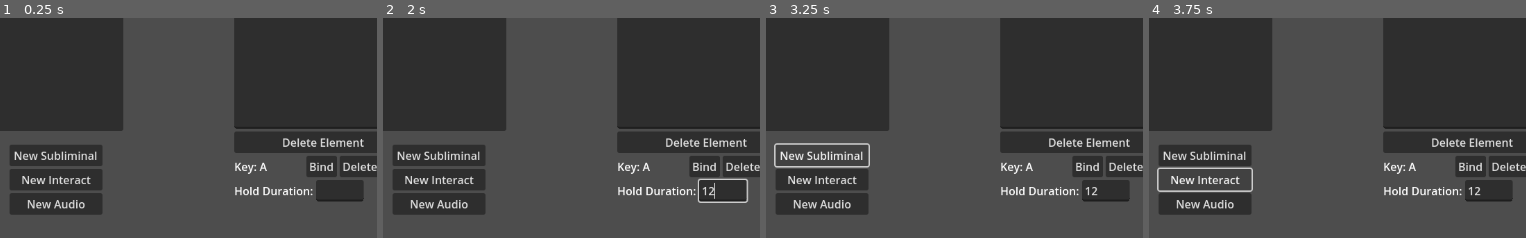
Above: before the commit, frames 1-4 (left to right).
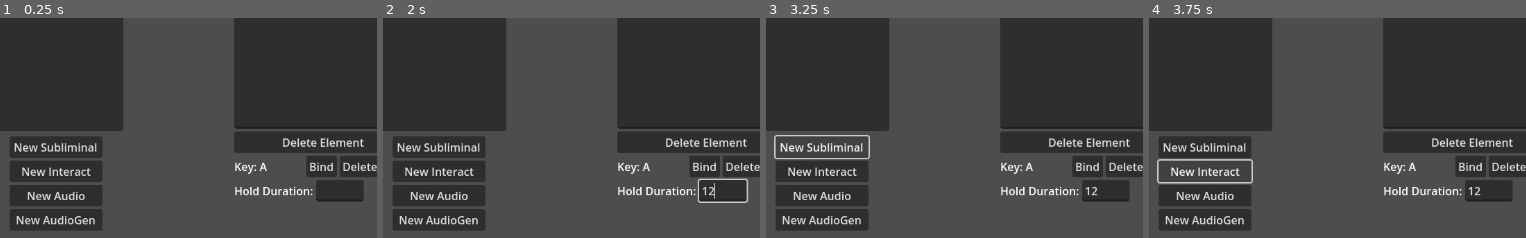
Above: after the commit, the same moments.

Repository: WinterWarp/KeyHypno
Game: Godot game, scene res://Scenes/EditingScene.tscn
Two runs of this game, one before a commit and one after it. Both use one fixed random seed, a clock stepped at 60 frames per second and the inputs below. This scene is started directly instead of the project's main scene.
Inputs (mouse positions are % of the whole screen's width and height, from its top left):
- Up to frame 1 (0.25 s): no input
- Up to frame 2 (2 s): click (48, 10) at 0.52 s; type "12" at 0.6 s; click (48, 15) at 0.75 s; type "12" at 0.83 s; click (48, 21) at 0.98 s; type "12" at 1.07 s; click (47, 32) at 1.27 s; type "12" at 1.35 s; click (45, 55) at 1.5 s; type "Alex" at 1.58 s; click (47, 89) at 1.73 s; type "12" at 1.82 s
- Up to frame 3 (3.25 s): click "New Subliminal" at 2 s; click "New Subliminal" at 2.75 s
- Up to frame 4 (3.75 s): click "New Interact" at 3.5 s
The pictures show only the part of the screen within x 2-52%, y 50-100%; the shares and areas given below are measured in that part.

The runs differ from the first frame. In frame 1, 5.4% of the frame differs, in the area x 2-28%, y 54-97%; in frame 2, 5.4%; in frame 3, 5.1%; in frame 4, 5.5%.
Error before the commit: Invalid call. Nonexistent function 'assign_unique_default_display_name_to_element' in base 'Nil'. (res://Scripts/Editing/editing_scene.gd:60)
Error after the commit: Invalid call. Nonexistent function 'assign_unique_default_display_name_to_element' in base 'Nil'. (res://Scripts/Editing/editing_scene.gd:64)

Commit message:
begin work on audiogen

Diff:
--- a/Scenes/EditingScene.tscn
+++ b/Scenes/EditingScene.tscn
@@ -80,9 +80,9 @@
 
 [node name="NewElementButtonContainer" type="VBoxContainer" parent="CanvasLayer"]
 offset_left = 83.0
-offset_top = 509.0
+offset_top = 497.0
 offset_right = 217.0
-offset_bottom = 610.0
+offset_bottom = 645.0
 
 [node name="AddSubliminalButton" type="Button" parent="CanvasLayer/NewElementButtonContainer"]
 layout_mode = 2
@@ -95,6 +95,10 @@
 [node name="AddAudioButton" type="Button" parent="CanvasLayer/NewElementButtonContainer"]
 layout_mode = 2
 text = "New Audio"
+
+[node name="AddAudioGenButton" type="Button" parent="CanvasLayer/NewElementButtonContainer"]
+layout_mode = 2
+text = "New AudioGen"
 
 [node name="SaveSessionButton" type="Button" parent="CanvasLayer"]
 offset_left = 1017.0
@@ -124,6 +128,7 @@
 [connection signal="pressed" from="CanvasLayer/NewElementButtonContainer/AddSubliminalButton" to="." method="_on_add_subliminal_button_pressed"]
 [connection signal="pressed" from="CanvasLayer/NewElementButtonContainer/AddInteractButton" to="." method="_on_add_interact_button_pressed"]
 [connection signal="pressed" from="CanvasLayer/NewElementButtonContainer/AddAudioButton" to="." method="_on_add_audio_button_pressed"]
+[connection signal="pressed" from="CanvasLayer/NewElementButtonContainer/AddAudioGenButton" to="." method="_on_add_audio_gen_button_pressed"]
 [connection signal="pressed" from="CanvasLayer/SaveSessionButton" to="." method="_on_save_session_button_pressed"]
 [connection signal="pressed" from="CanvasLayer/NewSessionButton" to="." method="_on_new_session_button_pressed"]
 [connection signal="confirmed" from="CanvasLayer/NewSessionButton/NewSessionConfirmationDialog" to="." method="_on_new_session_confirmation_dialog_confirmed"]
--- a/Scenes/HypnoScene.tscn
+++ b/Scenes/HypnoScene.tscn
@@ -1,9 +1,10 @@
-[gd_scene load_steps=5 format=3 uid="uid://cdl3j40ih58fc"]
+[gd_scene load_steps=6 format=3 uid="uid://cdl3j40ih58fc"]
 
 [ext_resource type="Script" uid="uid://dp6t60wu1nt45" path="res://Scripts/Session/hypno_scene.gd" id="1_lcxrx"]
 [ext_resource type="Script" uid="uid://djp2alolwjf37" path="res://Scripts/Session/subliminal.gd" id="2_byw8y"]
 [ext_resource type="Script" uid="uid://kwedc6vfxl4f" path="res://Scripts/Session/session_canvas.gd" id="2_hltvx"]
 [ext_resource type="Script" uid="uid://dme4gk77yds86" path="res://Scripts/Session/session_audio_player.gd" id="4_hefst"]
+[ext_resource type="Script" uid="uid://cm6itcr1aubap" path="res://Scripts/Session/audio_gen.gd" id="5_87e5b"]
 
 [node name="HypnoScene" type="Node2D"]
 script = ExtResource("1_lcxrx")
@@ -50,6 +51,9 @@
 [node name="SessionAudioPlayer" type="AudioStreamPlayer" parent="SessionCanvas"]
 script = ExtResource("4_hefst")
 
+[node name="AudioGen" type="AudioStreamPlayer" parent="SessionCanvas"]
+script = ExtResource("5_87e5b")
+
 [node name="Control" type="Control" parent="."]
 layout_mode = 3
 anchors_preset = 0
--- a/Scripts/Editing/editing_scene.gd
+++ b/Scripts/Editing/editing_scene.gd
@@ -14,6 +14,7 @@
 var SubliminalClass = preload("res://Scripts/Processing/SessionElement_Subliminal.gd")
 var InteractClass = preload("res://Scripts/Processing/SessionElement_Interact.gd")
 var AudioClass = preload("res://Scripts/Processing/SessionElement_Audio.gd")
+var AudioGenClass = preload("res://Scripts/Processing/SessionElement_AudioGen.gd")
 var SessionElementInteractEditPaneScene = preload("res://Scenes/SessionElement_Interact_EditPane.tscn")
 var SessionElementAudioEditPaneScene = preload("res://Scenes/SessionElement_Audio_EditPane.tscn")
 var SaveSessionDialogScene = preload("res://Scenes/SaveSessionDialog.tscn")
@@ -55,6 +56,9 @@
 	var new_element: SessionElement_Audio = AudioClass.new()
 	_set_up_new_element(new_element)
 
+func _on_add_audio_gen_button_pressed() -> void:
+	var new_element: SessionElement_AudioGen = AudioGenClass.new()
+	_set_up_new_element(new_element)
 
 func _set_up_new_element(new_element: SessionElement) -> void:
 	open_session_data.assign_unique_default_display_name_to_element(new_element)
@@ -122,6 +126,11 @@
 		var audio_edit_pane = SessionElementAudioEditPaneScene.instantiate()
 		_edit_element_root_container.add_child(audio_edit_pane)
 		audio_edit_pane.set_editing_element(_currently_editing_element)
+	else: if _currently_editing_element is SessionElement_AudioGen:
+		_add_float_prop_to_edit_container("Left Frequency:", _currently_editing_element.get_left_frequency_ref())
+		_add_float_prop_to_edit_container("Right Frequency:", _currently_editing_element.get_right_frequency_ref())
+		_add_float_prop_to_edit_container("Amplitude:", _currently_editing_element.get_amplitude_ref())
+
 
 
 	var delete_button: Button = Button.new()
--- a/Scripts/Processing/SessionData.gd
+++ b/Scripts/Processing/SessionData.gd
@@ -178,6 +178,8 @@
 			element = add_element_of_class(SessionElement_Audio)
 		else: if entry["type"] == SessionElement_Interact.get_type_static():
 			element = add_element_of_class(SessionElement_Interact)
+		else: if entry["type"] == SessionElement_AudioGen.get_type_static():
+			element = add_element_of_class(SessionElement_AudioGen)
 		else:
 			print("invalid event type" + entry.type)
 			return
--- /dev/null
+++ b/Scripts/Processing/SessionElement_AudioGen.gd
@@ -0,0 +1,48 @@
+class_name SessionElement_AudioGen
+extends SessionElement
+
+var left_frequency: FloatObj = FloatObj.new(440.0)
+var right_frequency: FloatObj = FloatObj.new(440.0)
+var amplitude: FloatObj = FloatObj.new(0.2) # Volume, from 0.0 to 1.0
+var id: int
+
+static func get_type_static() -> String:
+	return "AUDIOGEN"
+
+func _init() -> void:
+	super._init()
+	_end_time.set_value(10.0)
+
+func process_element(delta: float):
+	super.process_element(delta)
+
+func get_default_display_name() -> String:
+	return "AudioGen"
+
+func encode_to_json() -> Dictionary:
+	var out : Dictionary = super.encode_to_json()
+	out.get_or_add("left_frequency", left_frequency.get_value())
+	out.get_or_add("right_frequency", right_frequency.get_value())
+	out.get_or_add("amplitude", amplitude.get_value())
+	return out
+
+func decode_from_json(entry : Dictionary) -> void:
+	super.decode_from_json(entry)
+	left_frequency.set_value(entry["left_frequency"])
+	right_frequency.set_value(entry["right_frequency"])
+	amplitude.set_value(entry["amplitude"])
+
+func get_type() -> String:
+	return get_type_static()
+
+func can_run() -> bool:
+	return true
+
+func get_left_frequency_ref():
+	return left_frequency
+
+func get_right_frequency_ref():
+	return right_frequency
+
+func get_amplitude_ref():
+	return amplitude
--- /dev/null
+++ b/Scripts/Session/audio_gen.gd
@@ -0,0 +1,54 @@
+extends AudioStreamPlayer
+
+@export var amplitude: float = 0.2
+
+
+const SAMPLE_RATE: float = 44100.0
+
+var left_phase: float = 0.0
+var right_phase: float = 0.0
+var left_frequency: float = 440.0
+var right_frequency: float = 440.0
+
+var generator: AudioStreamGenerator
+var playback: AudioStreamGeneratorPlayback
+
+func _ready():
+	generator = AudioStreamGenerator.new()
+	generator.mix_rate = SAMPLE_RATE
+	generator.buffer_length = 0.1
+	stream = generator
+
+func begin_playback(new_left_frequency: float, new_right_frequency: float):
+	self.left_frequency = new_left_frequency
+	self.right_frequency = new_right_frequency
+	left_phase = 0.0
+	right_phase = 0.0
+	play()
+	playback = get_stream_playback()
+
+func stop_playback():
+	stop()
+	playback = null
+
+func _process(_delta):
+	if not playing:
+		return
+	playback = get_stream_playback()
+	if playback == null:
+		return
+	fill_buffer()
+
+func fill_buffer():
+	var frames_to_fill = playback.get_frames_available()
+	for i in range(frames_to_fill):
+		var left_value = sin(left_phase * TAU) * amplitude
+		var right_value = sin(right_phase * TAU) * amplitude
+
+		left_phase += left_frequency / SAMPLE_RATE
+		right_phase += right_frequency / SAMPLE_RATE
+
+		left_phase = fmod(left_phase, 1.0)
+		right_phase = fmod(right_phase, 1.0)
+
+		playback.push_frame(Vector2(left_value, right_value))
--- a/Scripts/Session/session_canvas.gd
+++ b/Scripts/Session/session_canvas.gd
@@ -11,6 +11,8 @@
 var debug_label: Label = $DebugLabel
 @onready
 var interact_label: Label = $InteractLabel
+@onready
+var audio_generator: AudioStreamPlayer = $AudioGen
 
 
 func _ready() -> void:
@@ -23,6 +25,8 @@
 	if !visible:
 		if player.playing:
 			player.stop()
+		if audio_generator.playing:
+			audio_generator.stop_playback()
 
 
 func set_session_data(in_session_data: SessionData) -> void:
@@ -87,6 +91,22 @@
 			else:
 				interact_label.text = "Press the " + key_string + " key."
 
+	# AudioGen
+	var active_audio_gen: Array[SessionElement_AudioGen]
+	active_audio_gen.assign(active_elements.filter(
+		func(element: SessionElement): return element is SessionElement_AudioGen
+	))
+
+	if (active_audio_gen.is_empty() and audio_generator.playing) or _session_data.is_paused():
+			audio_generator.stop_playback()
+			audio_generator.stop()
+	elif !active_audio_gen.is_empty() and !audio_generator.playing and !_session_data.is_paused():
+		audio_generator.amplitude = active_audio_gen[0].amplitude.get_value()
+		audio_generator.begin_playback(
+			active_audio_gen[0].left_frequency.get_value(),
+			active_audio_gen[0].right_frequency.get_value()
+		)
+
 
 func _input(event: InputEvent) -> void:
 	if _session_data == null:
Not shown, added: Scripts/Processing/SessionElement_AudioGen.gd.uid
Not shown, added: Scripts/Session/audio_gen.gd.uid
Not shown, added: k2.hypsav
